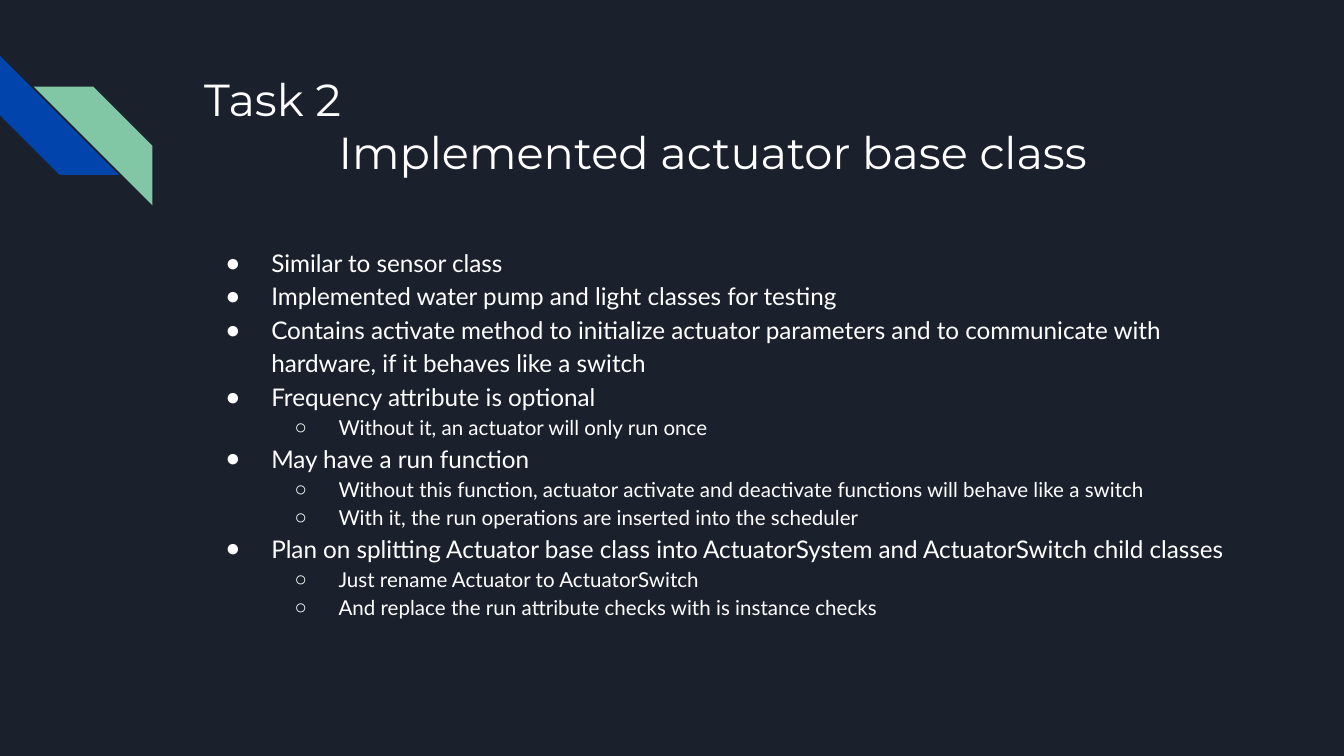
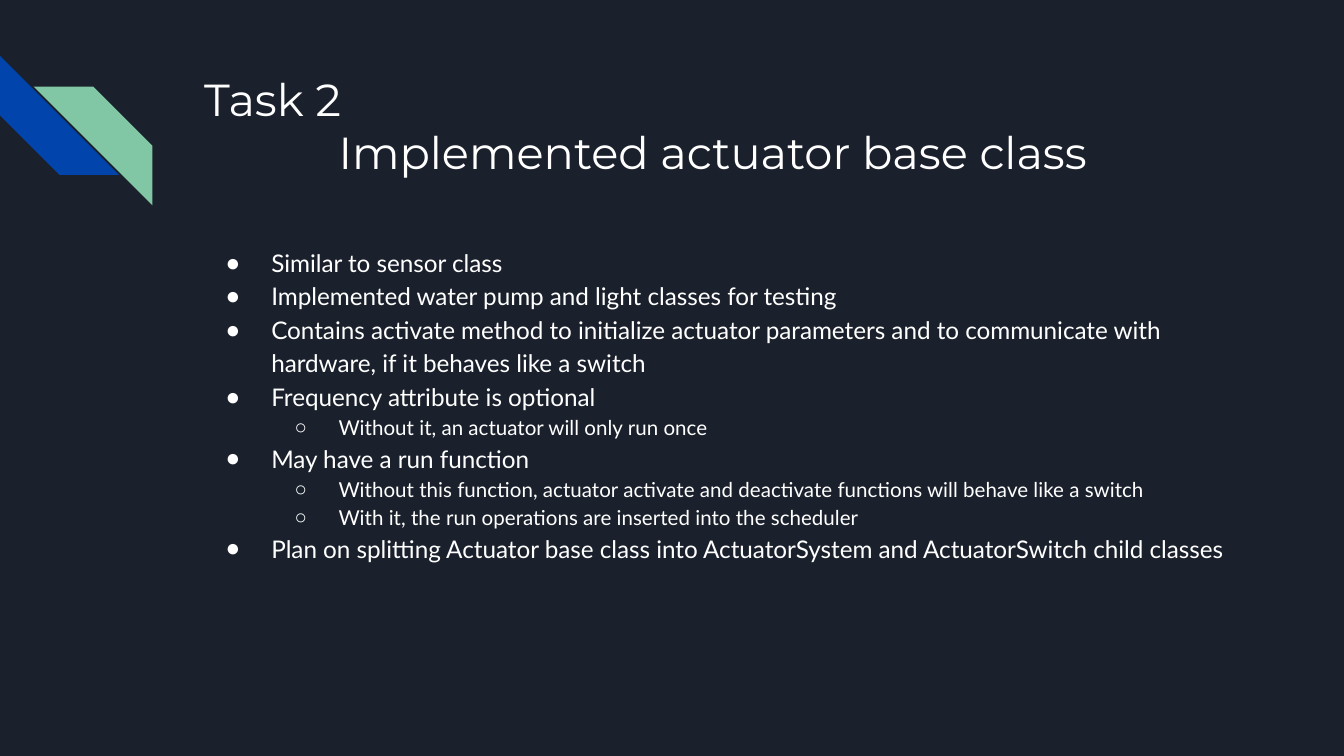
Before and after one commit to killsap/automated-multi-cycle-farming-in-space-website, a slide deck: slide 5 of docs/Milestone2Presentation.pptx. Drawn at 1344x756 pixels with LibreOffice and Linux fonts; fonts in the diff are those of the drawing. Boxes give left, top, right and bottom in pixels: in the first picture for what was removed or moved away, otherwise in the second. Text is boxed around its words. In the diff, an @@ line names an element or a change of style, - is before the commit and + after.

```diff
--- a/docs/Milestone2Presentation.pptx
+++ b/docs/Milestone2Presentation.pptx
@@ text at box(339, 572, 876, 619): paragraphs removed @@
-  ○ Just rename Actuator to ActuatorSwitch
-  ○ And replace the run attribute checks with is instance checks
```
Also in this commit, not shown: 9 other slides changed, 4 slides added, 2 slides removed.
